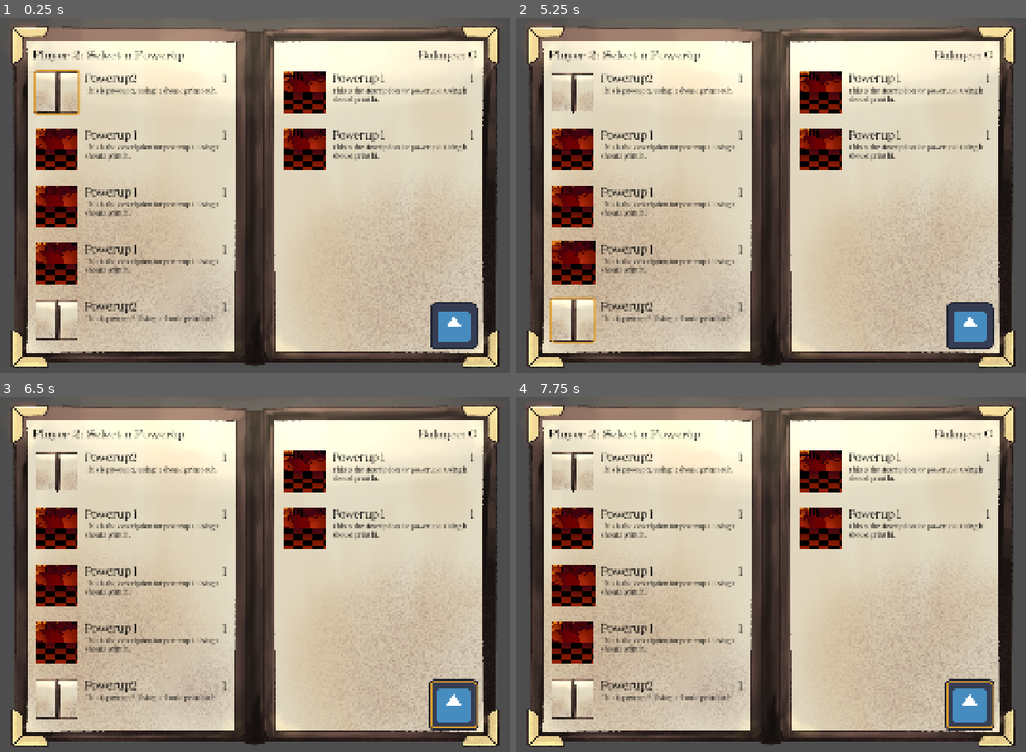
Above: before the commit, frames 1-4 (two rows, left to right).
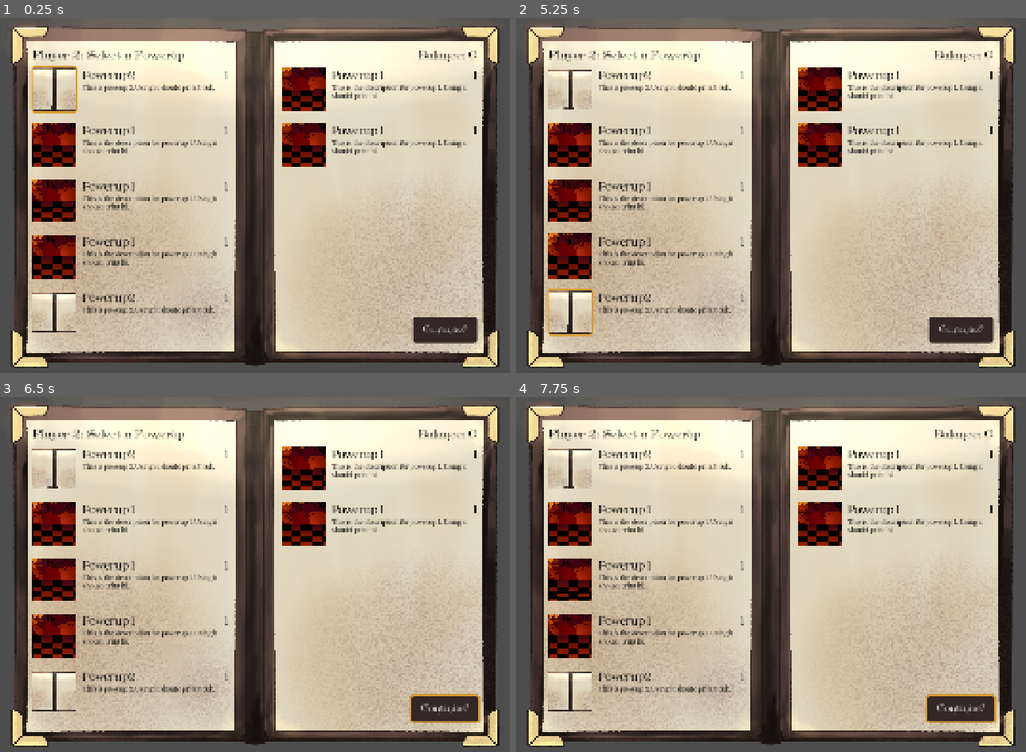
Above: after the commit, the same moments.

Repository: PixelSaver/steakbite
Game: Godot game, scene res://scenes/powerups/powerup_menu.tscn
Two runs of this game, one before a commit and one after it. Both use one fixed random seed, a clock stepped at 60 frames per second and the inputs below. This scene is started directly instead of the project's main scene. The engine's default icon, where the game draws it, is replaced by a stand-in: a white triangle on a blue panel in a dark square.
Inputs (mouse positions are in pixels of both pictures, inside the frame that each line leads up to; where the layout moved, square brackets give the same spot in the first picture):
- Up to frame 1 (0.25 s): no input
- Up to frame 2 (5.25 s): click (959, 330) [969, 326] at 0.5 s; click (959, 330) [969, 326] at 1.25 s; click (648, 96) at 2.02 s; click (648, 152) at 2.77 s; click (648, 206) [648, 209] at 3.5 s; click (648, 259) [648, 266] at 4.25 s; click (648, 316) [648, 323] at 5 s
- Up to frame 3 (6.5 s): tap Enter at 5.75 s; move the mouse to (397, 556) at 5.77 s; hold Right from 5.78 s (still down); hold 1 (1) from 5.78 s (still down); click (397, 556) at 5.92 s
- Up to frame 4 (7.75 s): release Right at 6.5 s; release 1 (1) at 6.5 s; tap Space at 6.5 s; drag from (643, 592) to (740, 649) at 6.52 s; move the mouse to (832, 496) at 7.27 s; hold Right from 7.28 s (still down); hold Mouse wheel down (scroll_down) from 7.28 s (still down); tap 1 (1) at 7.55 s

The runs differ from the first frame. In frame 1, 13% of the frame differs, in the area x 5-94%, y 13-94%; in frame 2, 13%; in frame 3, 12%; in frame 4, 12%.

Commit message:
added continue button

Diff:
--- a/assets/default_theme.tres
+++ b/assets/default_theme.tres
@@ -1,6 +1,7 @@
 [gd_resource type="Theme" format=3 uid="uid://djxds56cenfds"]
 
 [ext_resource type="FontFile" uid="uid://dvuonm3c2y5p5" path="res://assets/Fonts/just-serif.extra-bold.otf" id="1_81pgw"]
+[ext_resource type="FontFile" uid="uid://d2x4vpgh7e3o6" path="res://assets/Fonts/great-victorian.standard.otf" id="1_cs2sx"]
 [ext_resource type="FontFile" uid="uid://by06swwyt2clv" path="res://assets/Fonts/just-serif.regular.otf" id="1_qew4h"]
 
 [sub_resource type="StyleBoxEmpty" id="StyleBoxEmpty_gkedh"]
@@ -15,6 +16,8 @@
 
 [resource]
 default_font_size = 40
+Button/colors/font_color = Color(1, 1, 1, 1)
+Button/fonts/font = ExtResource("1_cs2sx")
 Button/styles/disabled = SubResource("StyleBoxEmpty_gkedh")
 Button/styles/focus = SubResource("StyleBoxEmpty_plx5h")
 Button/styles/hover = SubResource("StyleBoxEmpty_c7qcy")
--- a/scenes/powerups/powerup_menu.tscn
+++ b/scenes/powerups/powerup_menu.tscn
@@ -2,7 +2,6 @@
 
 [ext_resource type="Script" uid="uid://d5om0tmqjsly" path="res://scenes/powerups/powerup_menu.gd" id="1_2s6hi"]
 [ext_resource type="PackedScene" uid="uid://bx8cu1fkd3ud6" path="res://scenes/powerups/powerup_menu_item.tscn" id="1_ytud3"]
-[ext_resource type="Texture2D" uid="uid://b2oese3sm7bus" path="res://assets/icon.svg" id="2_2s6hi"]
 [ext_resource type="Texture2D" uid="uid://df02ldtj04gsx" path="res://assets/art/Menu.png" id="2_l4062"]
 [ext_resource type="Script" uid="uid://b1k6jju8wwgf1" path="res://standalones/powerup/powerup.gd" id="2_u25pn"]
 [ext_resource type="Script" uid="uid://by4cmd2o8bbwx" path="res://scenes/powerups/next_button.gd" id="4_3fqmn"]
@@ -43,6 +42,18 @@
 corner_radius_top_right = 10
 corner_radius_bottom_right = 10
 corner_radius_bottom_left = 10
+corner_detail = 10
+expand_margin_left = 1.0
+expand_margin_top = 1.0
+expand_margin_right = 1.0
+expand_margin_bottom = 1.0
+
+[sub_resource type="StyleBoxFlat" id="StyleBoxFlat_u25pn"]
+bg_color = Color(0.19907588, 0.15064031, 0.140428, 1)
+corner_radius_top_left = 10
+corner_radius_top_right = 10
+corner_radius_bottom_right = 10
+corner_radius_bottom_left = 10
 
 [node name="PowerupMenu" type="Control" unique_id=1713500523 node_paths=PackedStringArray("player_name_label", "player_balance", "first_focus", "left_side", "right_side", "continue_button")]
 layout_mode = 3
@@ -83,12 +94,12 @@
 theme_override_constants/margin_left = 290
 theme_override_constants/margin_top = 90
 theme_override_constants/margin_right = 290
-theme_override_constants/margin_bottom = 80
+theme_override_constants/margin_bottom = 100
 
 [node name="HBoxContainer" type="HBoxContainer" parent="MarginContainer" unique_id=222520164]
 layout_mode = 2
 size_flags_vertical = 3
-theme_override_constants/separation = 150
+theme_override_constants/separation = 160
 alignment = 1
 
 [node name="Panel" type="Panel" parent="MarginContainer/HBoxContainer" unique_id=2003184387]
@@ -186,24 +197,35 @@
 anchor_bottom = 1.0
 grow_horizontal = 2
 grow_vertical = 2
+theme_override_constants/margin_top = 80
 theme_override_constants/margin_right = 0
 theme_override_constants/margin_bottom = 0
 
 [node name="AspectRatioContainer" type="AspectRatioContainer" parent="MarginContainer/HBoxContainer/Panel2/VBoxContainer3/Panel/MarginContainer" unique_id=678374294]
 layout_mode = 2
+ratio = 2.4967
 stretch_mode = 1
 alignment_horizontal = 2
 
 [node name="Next Button" type="Button" parent="MarginContainer/HBoxContainer/Panel2/VBoxContainer3/Panel/MarginContainer/AspectRatioContainer" unique_id=665904079 node_paths=PackedStringArray("outline")]
 layout_mode = 2
 size_flags_vertical = 3
-icon = ExtResource("2_2s6hi")
+text = "Continue?"
 icon_alignment = 1
 expand_icon = true
 script = ExtResource("4_3fqmn")
-outline = NodePath("../Highlight")
-
-[node name="Highlight" type="Panel" parent="MarginContainer/HBoxContainer/Panel2/VBoxContainer3/Panel/MarginContainer/AspectRatioContainer" unique_id=1783826205]
+outline = NodePath("Highlight")
+
+[node name="Highlight" type="Panel" parent="MarginContainer/HBoxContainer/Panel2/VBoxContainer3/Panel/MarginContainer/AspectRatioContainer/Next Button" unique_id=1783826205]
 visible = false
-layout_mode = 2
+layout_mode = 0
+offset_right = 194.74261
+offset_bottom = 78.0
 theme_override_styles/panel = SubResource("StyleBoxFlat_l4062")
+
+[node name="Panel" type="Panel" parent="MarginContainer/HBoxContainer/Panel2/VBoxContainer3/Panel/MarginContainer/AspectRatioContainer/Next Button" unique_id=794420557]
+show_behind_parent = true
+layout_mode = 0
+offset_right = 194.74261
+offset_bottom = 78.0
+theme_override_styles/panel = SubResource("StyleBoxFlat_u25pn")
--- a/scenes/powerups/powerup_menu_item.tscn
+++ b/scenes/powerups/powerup_menu_item.tscn
@@ -61,10 +61,10 @@
 grow_horizontal = 2
 grow_vertical = 2
 size_flags_horizontal = 3
-theme_override_constants/margin_left = 10
-theme_override_constants/margin_top = 10
-theme_override_constants/margin_right = 10
-theme_override_constants/margin_bottom = 10
+theme_override_constants/margin_left = 0
+theme_override_constants/margin_top = 0
+theme_override_constants/margin_right = 0
+theme_override_constants/margin_bottom = 0
 
 [node name="HBoxContainer" type="HBoxContainer" parent="Panel/MarginContainer" unique_id=972171717]
 layout_mode = 2
